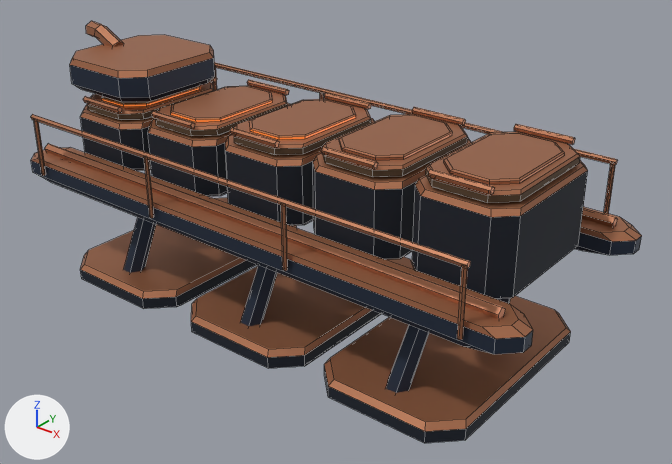
An edit to the Blender file assets/models/scenery/forge-casting-line.blend, drawn before and after from the same camera.
Before and after are seen from a 50 mm lens placed at (9.85, -11.52, 8.86), pointed at (0.51, 0.16, 1.61). Every picture has the same lights, and +X, +Y and +Z are marked at lower left. The older version comes first. Mesh edges are drawn as thin lines.

In view in the first picture: 'forge-casting-line'.
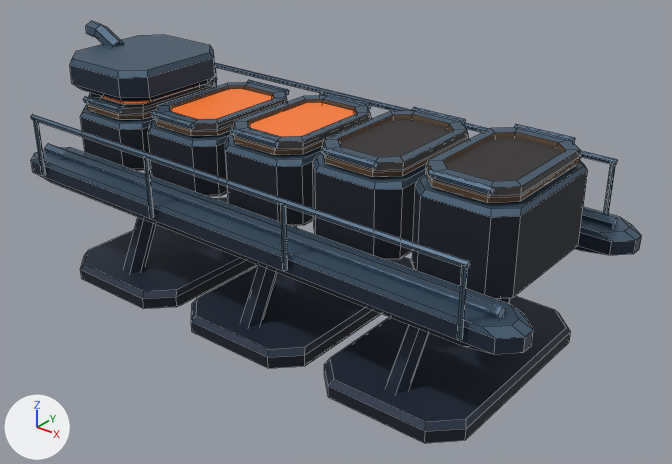
The change, as JSON lines over the scene's bpy script:
```json
{"op": "set", "path": "mat_lava_foundry_ingot_line_bevel.base_color", "old": "(0.429, 0.171, 0.0844)", "new": "(0.0782, 0.136, 0.205)", "note": "brown #af7352 -> blue #4f677d"}
{"op": "add", "block": "mat_cast_iron_moulds", "code": ["mat_cast_iron_moulds = principled_material('Cast iron moulds')", "mat_cast_iron_moulds.base_color = (0.05, 0.044, 0.044)  # dark grey #3f3b3b", "mat_cast_iron_moulds.metallic = 0.45", "mat_cast_iron_moulds.roughness = 0.62"]}
{"block": "me_forge_casting_line", "where": "# used by ob_forge_casting_line; location = (0.0, 0.0, 0.0)"}
{"op": "remove", "block": "me_forge_casting_line", "code": "me_forge_casting_line.from_pydata(...)  # 1018 vertices, 798 faces; spans x -5.7..5.32, y -2.32..2.32, z 0.0..4.5"}
{"op": "add", "block": "me_forge_casting_line", "code": "me_forge_casting_line.from_pydata(...)  # 1114 vertices, 866 faces; spans x -5.7..5.32, y -2.32..2.32, z 0.0..4.5"}
{"block": "me_forge_casting_line", "change": "me_forge_casting_line part 1: the loose piece of 32 vertices spanning x -4.58..-3.34, y -0.98..0.98, z 3.36..3.44 is rebuilt with 32 vertices and now spans x -4.55..-3.37, y -0.96..0.96, z 3.31..3.39"}
{"block": "me_forge_casting_line", "change": "me_forge_casting_line part 2: the loose piece of 32 vertices spanning x -0.7..0.54, y -0.98..0.98, z 3.6..3.68 is rebuilt with 32 vertices and now spans x -0.67..0.51, y -0.96..0.96, z 3.55..3.63"}
{"block": "me_forge_casting_line", "change": "me_forge_casting_line part 3: the loose piece of 32 vertices spanning x 3.18..4.42, y -0.98..0.98, z 3.84..3.92 is rebuilt with 32 vertices and now spans x 3.02..4.58, y -1.23..1.23, z 3.71..3.92"}
{"block": "me_forge_casting_line", "change": "me_forge_casting_line part 4: the loose piece of 32 vertices spanning x -2.64..-1.4, y -0.98..0.98, z 3.48..3.56 is rebuilt with 32 vertices and now spans x -2.61..-1.43, y -0.96..0.96, z 3.43..3.51"}
{"block": "me_forge_casting_line", "change": "me_forge_casting_line part 5: the loose piece of 32 vertices spanning x 1.24..2.48, y -0.98..0.98, z 3.72..3.8 is rebuilt with 32 vertices and now spans x 1.08..2.64, y -1.23..1.23, z 3.59..3.8"}
{"block": "me_forge_casting_line", "change": "me_forge_casting_line part 6: a new loose piece of 32 vertices spanning x -4.74..-3.18, y -1.23..1.23, z 3.23..3.44"}
{"block": "me_forge_casting_line", "change": "me_forge_casting_line part 7: a new loose piece of 32 vertices spanning x -2.8..-1.24, y -1.23..1.23, z 3.35..3.56"}
{"block": "me_forge_casting_line", "change": "me_forge_casting_line part 8: a new loose piece of 32 vertices spanning x -0.86..0.7, y -1.23..1.23, z 3.47..3.68"}
{"block": "me_forge_casting_line", "change": "me_forge_casting_line part 9: 27 faces spanning x -4.44..4.44, y -2.14..2.14, z 0.31..0.41 switch from mat_lava_foundry_ingot_line_bevel (brown #af7352) to mat_lava_foundry_ingot_line_body (dark blue #293447)"}
{"block": "me_forge_casting_line", "change": "me_forge_casting_line part 10: 45 faces spanning x -4.73..4.57, y -1.23..1.23, z 3.33..3.86 switch from mat_lava_foundry_ingot_line_bevel (brown #af7352) to mat_cast_iron_moulds (dark grey #3f3b3b)"}
```

Boxes (x1, y1, x2, y2) around the edits, measured in the pictures (672 x 464 px):
```json
{"object": "forge-casting-line", "change": "recoloured, reshaped", "before": [31, 21, 642, 443], "after": [31, 21, 642, 443], "on screen": "brown to blue"}
{"part": 1, "of": "me_forge_casting_line", "change": "rebuilt", "before": [102, 85, 200, 107], "after": [103, 85, 200, 104], "on screen": "mostly hidden afterwards"}
{"part": 2, "of": "me_forge_casting_line", "change": "rebuilt", "before": [249, 100, 356, 140], "after": [249, 102, 355, 137]}
{"part": 3, "of": "me_forge_casting_line", "change": "rebuilt", "before": [444, 133, 565, 185], "after": [425, 127, 581, 198], "on screen": "29% wider, 36% taller"}
{"part": 4, "of": "me_forge_casting_line", "change": "rebuilt", "before": [171, 87, 273, 122], "after": [171, 89, 273, 119]}
{"part": 5, "of": "me_forge_casting_line", "change": "rebuilt", "before": [339, 116, 453, 160], "after": [322, 110, 469, 172], "on screen": "29% wider, 40% taller"}
{"part": 6, "of": "me_forge_casting_line", "change": "added", "after": [87, 79, 215, 115]}
{"part": 7, "of": "me_forge_casting_line", "change": "added", "after": [155, 82, 288, 132]}
{"part": 8, "of": "me_forge_casting_line", "change": "added", "after": [233, 95, 372, 150]}
{"part": 9, "of": "me_forge_casting_line", "change": "recoloured", "before": [80, 198, 571, 431], "after": [80, 198, 571, 431], "on screen": "darker"}
{"part": 10, "of": "me_forge_casting_line", "change": "recoloured", "before": [87, 81, 580, 196], "after": [87, 104, 562, 196]}
```
